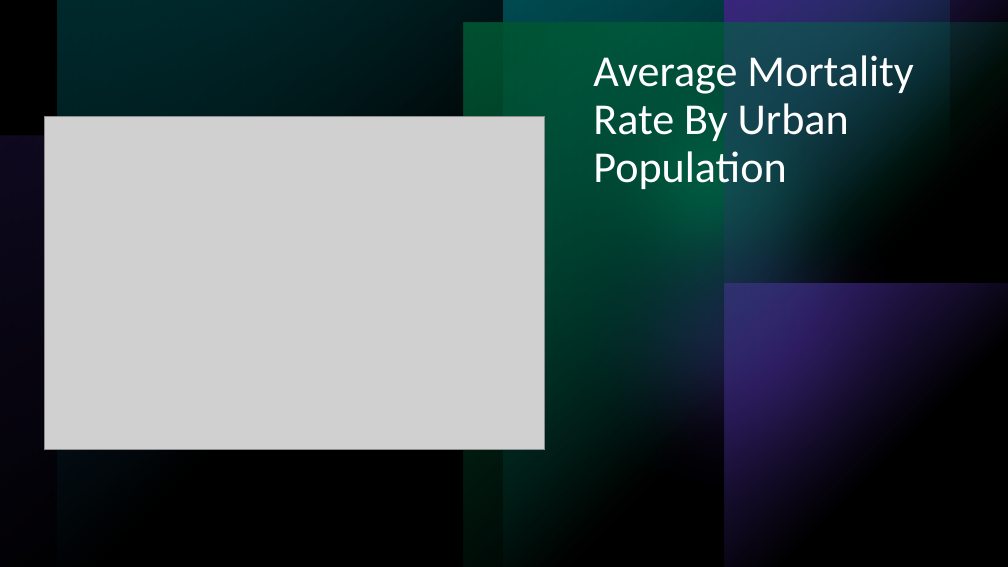
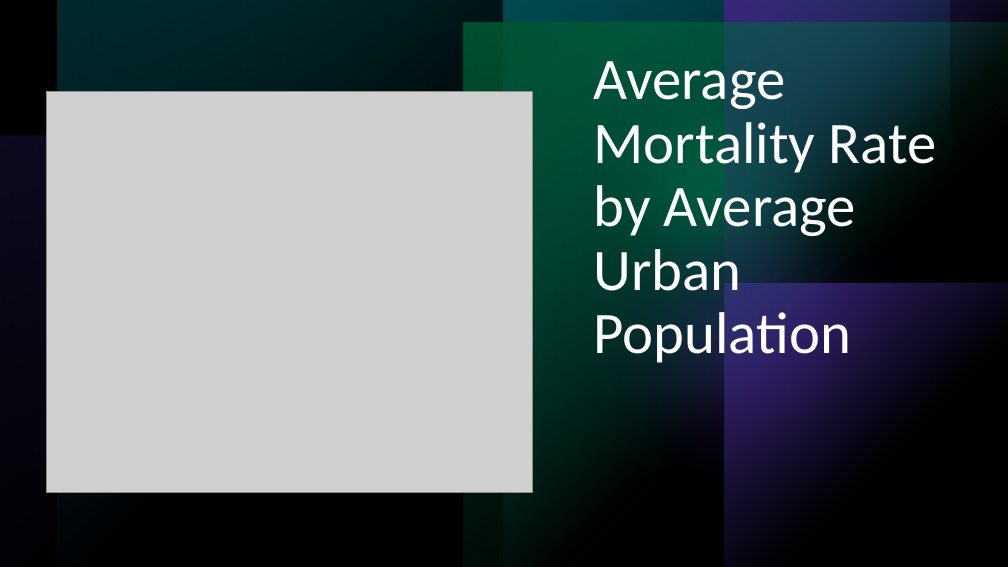
Before and after one commit to ralphy32/project_1, a slide deck: slide 15 of Project 1.pptx (slide 11 before the commit). Drawn at 1008x567 pixels with LibreOffice and Linux fonts; fonts in the diff are those of the drawing; grey boxes stand for pictures. Boxes give left, top, right and bottom in pixels: in the first picture for what was removed or moved away, otherwise in the second. Text is boxed around its words. In the diff, an @@ line names an element or a change of style, - is before the commit and + after.

```diff
--- a/Project 1.pptx
+++ b/Project 1.pptx
@@ title at <box>593,61,937,368</box>: text changed; size 42 to 56 pt @@
-Average Mortality Rate By Urban Population
+Average Mortality Rate by Average Urban Population
@@ picture: place and size @@
-picture at <box>45,116,545,450</box>
+picture at <box>47,91,532,493</box>
```
Also in this commit, not shown: 11 other slides changed, 12 slides added, 4 slides removed.
